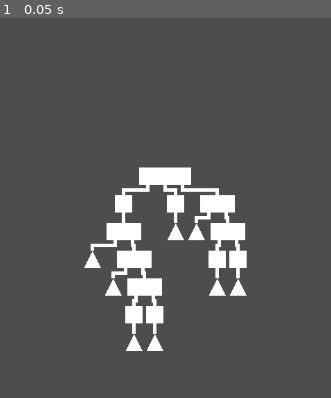
Above: before the commit, frame 1.
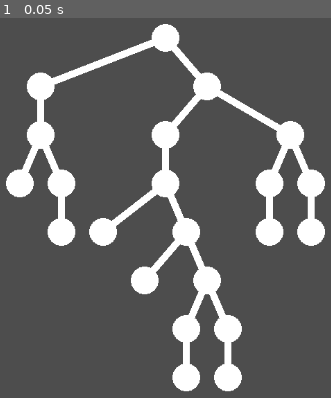
Above: after the commit, the same moment.

Repository: spikeyarmaku/meddle
Game: Godot game, scene res://vm/tree_test.tscn
The game is run twice, just before and just after one commit, with the same random seed, the same clock (stepped at 60 frames per second) and the same inputs. This scene is started directly instead of the project's main scene.
Inputs:
- Up to frame 1 (0.05 s): no input

The runs differ from the first frame. In frame 1, 19% of the frame differs, in the area x 1-99%, y 1-99%.

Commit message:
Keep tree deserialization up to date

Diff:
--- a/vm/tree.gd
+++ b/vm/tree.gd
@@ -1,10 +1,12 @@
 extends Node2D
+
+enum TermType {Fork, Leaf, Symbol, String, Rational}
 
 const _side_length : float = 50
 const _v_separation : float = 10
-const _h_separation : float = 30
+const _h_separation : float = 20
 
-var _TreeNode = load("res://vm/tree.tscn")
+var TreeNode = load("res://vm/tree.tscn")
 var width : int = 0
 
 func _create_rect(side_length : float, slot_number : int):
@@ -22,8 +24,19 @@
         poly.polygon = [p1, p2, p3, p4]
     return poly
 
-func _create_shape(child_count : int):
-    $Shape.add_child(_create_rect(_side_length, child_count))
+func _create_circle(radius : float):
+    var poly = Polygon2D.new()
+    var sides = 32
+    var turn_step = TAU / sides
+    var points = []
+    for i in range(sides):
+        var turn = i * turn_step
+        points.append(Vector2(sin(turn), cos(turn)) * radius)
+    poly.polygon = points
+    return poly
+
+func _create_shape():
+    $Shape.add_child(_create_circle(20))
     for i in range($SubTrees.get_child_count()):
         $Shape.add_child(_line_to_child(i))
 
@@ -43,33 +56,68 @@
 
 func _line_to_child(child_count : int):
     var line = Line2D.new()
-    var shape_width = $SubTrees.get_child_count() * _side_length
-    var line_start_x = position.x - shape_width / 2 + \
-        child_count * _side_length + _side_length / 2
-    var line_end_x = $SubTrees.get_child(child_count).position.x
-    var line_start_y = _side_length / 2
-    var line_mid_y = line_start_y + _h_separation / 2
-    var line_end_y = line_start_y + _h_separation
-    line.points = \
-        [Vector2(line_start_x, line_start_y),
-        Vector2(line_start_x, line_mid_y),
-        Vector2(line_end_x, line_mid_y),
-        Vector2(line_end_x, line_end_y)]
+#    var shape_width = $SubTrees.get_child_count() * _side_length
+    var line_start_x = position.x
+#    var line_start_x = position.x - shape_width / 2 + \
+#        child_count * _side_length + _side_length / 2
+#    var line_end_x = $SubTrees.get_child(child_count).position.x
+#    var line_start_y = _side_length / 2
+#    var line_mid_y = line_start_y + _h_separation / 2
+#    var line_end_y = line_start_y + _h_separation
+#    line.points = \
+#        [Vector2(line_start_x, line_start_y),
+#        Vector2(line_start_x, line_mid_y),
+#        Vector2(line_end_x, line_mid_y),
+#        Vector2(line_end_x, line_end_y)]
+    line.points = [Vector2(line_start_x, 0), $SubTrees.get_child(child_count).position]
     return line
 
-func construct_from_bytes(bytes) -> int:
-    var child_count = bytes[0]
-    var counter = 1
-    # call the children with bytes.slice(x)
-    if child_count == 0:
-        width = 1
-    else:
-        for i in range(0, child_count):
-            var tree = _TreeNode.instantiate()
-            counter += tree.construct_from_bytes(bytes.slice(counter))
-            $SubTrees.add_child(tree)
-            width += tree.width
-        for i in range(0, child_count):
-            $SubTrees.get_child(i).position = _child_position(i)
-    _create_shape(child_count)
-    return counter
+func _read_rational(serializer : Serializer) -> float:
+    var rational_sign : int = serializer.read_uint8()
+    if rational_sign == 2:
+        rational_sign = -1
+    var numerator = _read_alnat(serializer)
+    var denominator = _read_alnat(serializer)
+    return float(rational_sign) * numerator / denominator
+
+# TODO make it handle arbitrarily large numbers
+func _read_alnat(serializer : Serializer) -> int:
+    var num : int = 0
+    var power : int = 1
+    var byte : int = serializer.read_uint8()
+    while byte > 127:
+        num += power * (byte - 128)
+        power *= 128
+        byte = serializer.read_uint8()
+    num += power * byte
+    return num
+
+func add_child_tree(tree):
+    $SubTrees.add_child(tree)
+
+func _construct_tree(serializer : Serializer):
+    width = 1
+    var type = serializer.read_uint8()
+    match type:
+        TermType.Fork:
+            _construct_tree(serializer)
+            var child = TreeNode.instantiate()
+            child.construct_from_bytes(serializer)
+            if $SubTrees.get_child_count() == 0:
+                width = 0
+            $SubTrees.add_child(child)
+            width += child.width
+        TermType.Leaf:
+            pass
+        TermType.Symbol:
+            $Shape/Label.text = serializer.read_null_terminated_string()
+        TermType.String:
+            $Shape/Label.text = "\"" + serializer.read_null_terminated_string() + "\""
+        TermType.Rational:
+            $Shape/Label.text = _read_rational(serializer)
+
+func construct_from_bytes(serializer : Serializer):
+    _construct_tree(serializer)
+    for i in range($SubTrees.get_child_count()):
+        $SubTrees.get_child(i).position = _child_position(i)
+    _create_shape()
--- a/vm/tree.tscn
+++ b/vm/tree.tscn
@@ -7,4 +7,20 @@
 
 [node name="Shape" type="Node2D" parent="."]
 
+[node name="Label" type="Label" parent="Shape"]
+z_index = 1
+anchors_preset = 8
+anchor_left = 0.5
+anchor_top = 0.5
+anchor_right = 0.5
+anchor_bottom = 0.5
+offset_left = -12.5
+offset_top = -12.5
+offset_right = 12.5
+offset_bottom = 12.5
+grow_horizontal = 2
+grow_vertical = 2
+theme_override_colors/font_color = Color(0, 0, 0, 1)
+theme_override_font_sizes/font_size = 24
+
 [node name="SubTrees" type="Node2D" parent="."]
--- a/vm/tree_test.gd
+++ b/vm/tree_test.gd
@@ -4,7 +4,11 @@
 
 # Called when the node enters the scene tree for the first time.
 func _ready() -> void:
-    var bytes = PackedByteArray([3, 1, 2, 0, 2, 0, 2, 1, 0, 1, 0, 1, 0, 2, 0, 2, 1, 0, 1, 0])
+    var bytes = PackedByteArray([8, 0, 0, 1, 0, 1, 0, 0, 1, 1, 0, 1, 1, 0, 0, 1, 0, 1, 0, 0, 1, 1, 0, 0, 1, 1, 0, 0, 1, 0, 1, 1, 0, 1, 1,
+0, 0, 1, 0, 1, 1, 0, 1, 1])
     var tree = _TreeNode.instantiate()
-    tree.construct_from_bytes(bytes)
+    var ser = Serializer.new()
+    ser.from_bytes(bytes)
+    ser.read_word_size()
+    tree.construct_from_bytes(ser)
     add_child(tree)
--- a/vm/tree_test.tscn
+++ b/vm/tree_test.tscn
@@ -6,4 +6,4 @@
 script = ExtResource("1_22i64")
 
 [node name="Camera2D" type="Camera2D" parent="."]
-zoom = Vector2(0.5, 0.5)
+position = Vector2(0, 200)
